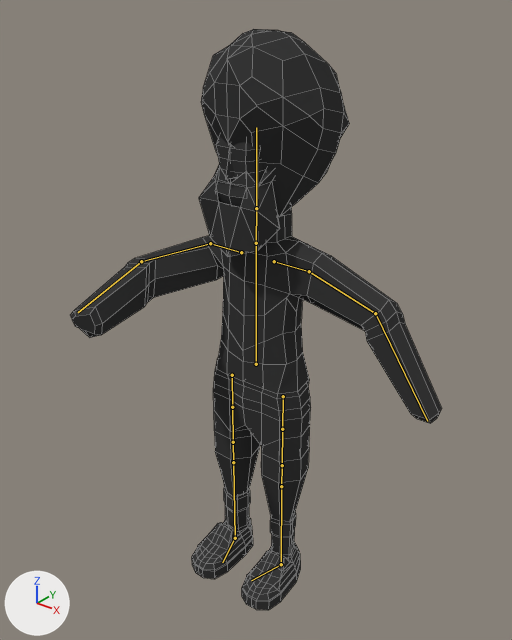
The Blender file Assets/Modls/Character/Shoe.blend as it was, and as the next commit left it.
One viewpoint serves both versions: a camera (50 mm lens) standing at (10.16, -13.08, 15.59) and looking at (0.88, -1.48, 8.4). The lights are fixed; the arrows at lower left show +X, +Y and +Z. Both versions are drawn at frame 0 of the action 'walkWhileCarrying'; the numbers are the values there. The bones that bend it are drawn over the model as lines. Mesh edges are drawn as thin lines.

Objects in the first picture: 'Pelo_Icosphere.002'.
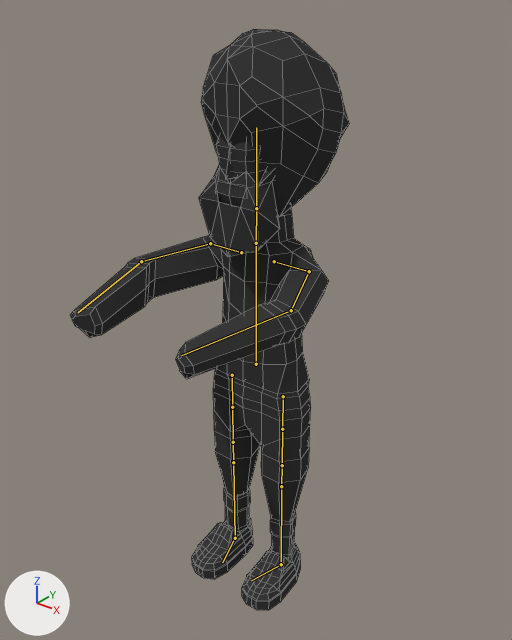
Changed parts and their boxes [x1, y1, x2, y2] in the pictures (512 x 640 px):
'Pelo_Icosphere.002', posed (25% narrower): before [70, 29, 442, 610]; after [70, 29, 349, 610]
bone 'Bone.012', root to tip: before (309, 271) to (375, 313); after (309, 271) to (291, 310)

Diff of the bpy script that builds the scene:
```diff
--- a/Assets/Modls/Character/Shoe.blend.py
+++ b/Assets/Modls/Character/Shoe.blend.py
@@ bone_bone_012 @@
 bone_bone_012 = bpy.data.objects['Armature.004'].pose.bones['Bone.012']  # child of 'Bone.011'
-bone_bone_012.rotation_quaternion = (1.0, 0.0, 0.0, 0.0)  # degrees (0, 0, 0)
+bone_bone_012.rotation_quaternion = (0.668, 0.312, -0.504, 0.45)  # degrees (-7, -72, 73)
```
